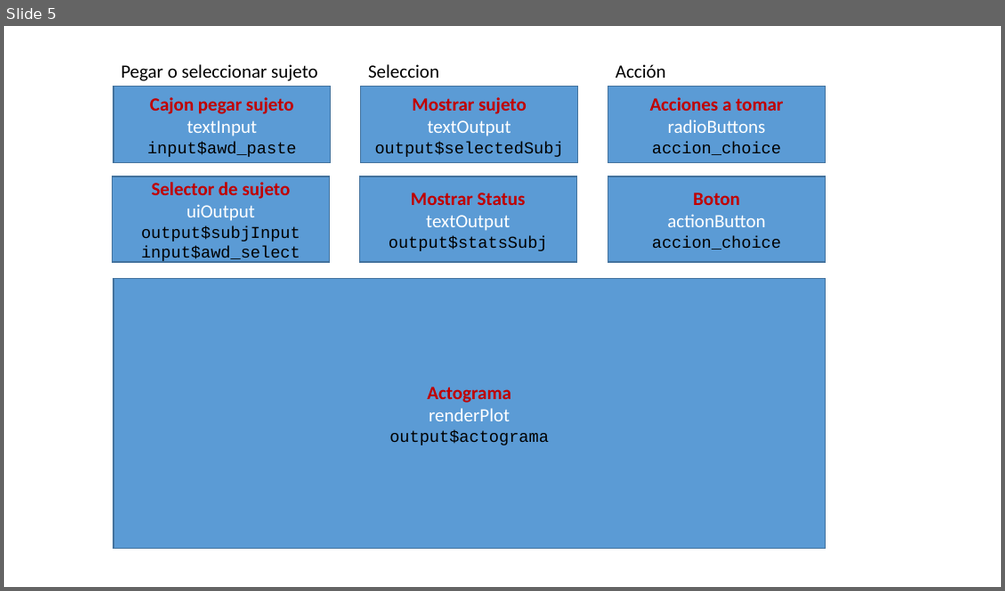
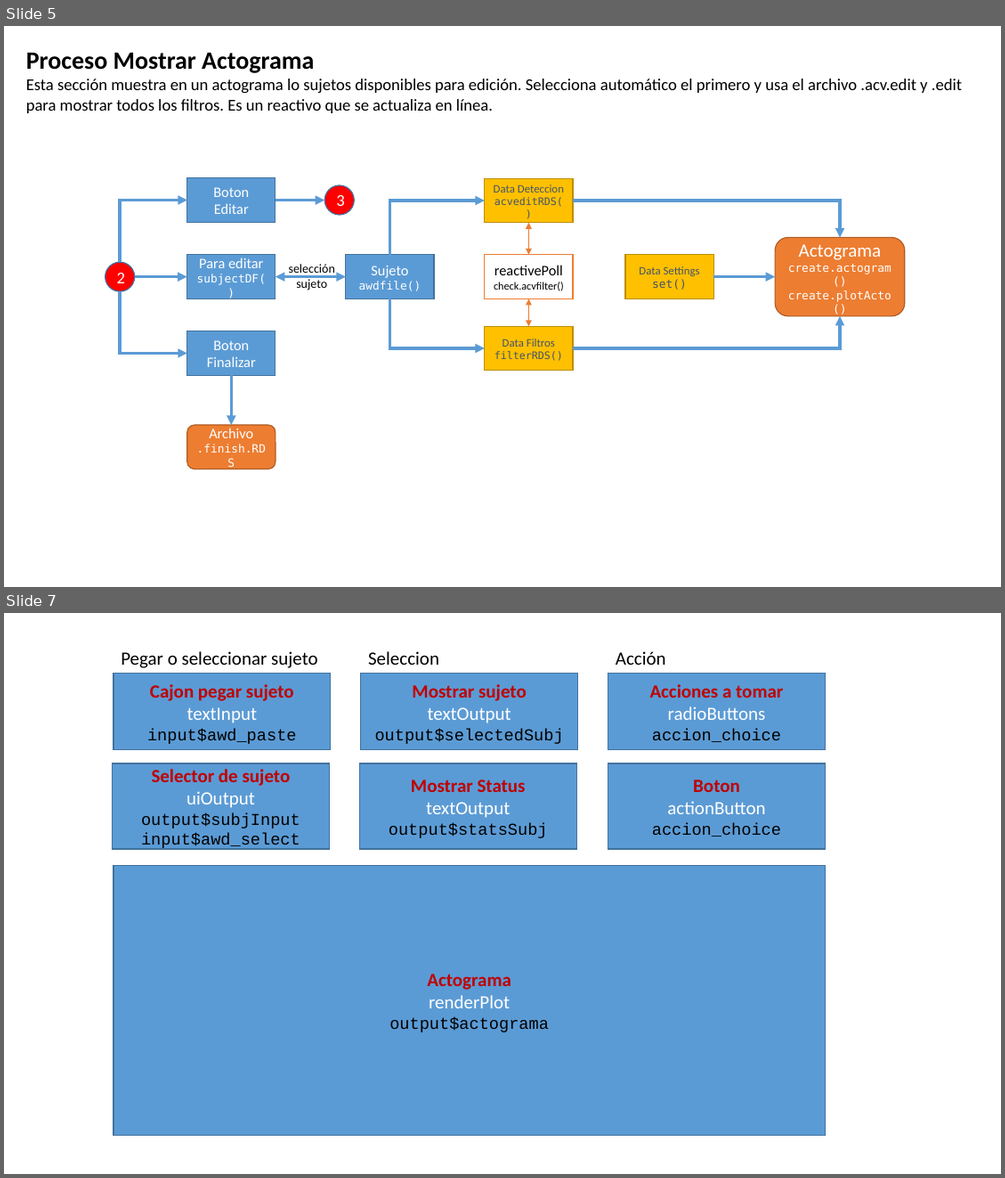
Before and after one commit to olitroski/Actigrafia, a slide deck: flujo edicion.pptx. Shown one above the other, each under a label of ours: slide 5 before the commit, slides 5 and 7 after it; the slides between them are not shown. The pictures are 1005x591 and 1005x1178 pixels, drawn with LibreOffice and Linux fonts; fonts in the diff are those of the drawing. Boxes give left, top, right and bottom in pixels: in the first picture for what was removed or moved away, otherwise in the second. Text is boxed around its words. In the diff, an @@ line names an element or a change of style, - is before the commit and + after.

Commit message:
Varios arreglos
Lo del grafico que muestra el mover noche

```diff
--- a/flujo edicion.pptx
+++ b/flujo edicion.pptx
@@ slide 5 added at box(4, 26, 1001, 587), background #FFFFFF @@
@@ text added at box(26, 53, 962, 113), 16 pt, text #000000 @@
+Proceso Mostrar Actograma
+Esta sección muestra en un actograma lo sujetos disponibles para edición. Selecciona automático el primero y usa el archivo .acv.edit y .edit para mostrar todos los filtros. Es un reactivo que se actualiza en línea.
@@ rectangle added at box(187, 178, 275, 222), fill #5B9BD5, outline #43739E 1 pt, 14 pt, text #FFFFFF @@
+Boton
+Editar
@@ ellipse added at box(324, 185, 354, 215), fill #FF0000, outline #43739E 1 pt, 16 pt, text #FFFFFF @@
+3
@@ rectangle added at box(485, 178, 573, 223), fill #FFC000, outline #BD8E00 1 pt, 11 pt, text #44546A @@
+Data Deteccion
+acveditRDS()
@@ elbow arrow added from (120, 263) to (187, 200), #5B9BD5 3 pt @@
@@ arrow added from (275, 200) to (324, 200), #5B9BD5 3 pt @@
@@ elbow arrow added from (390, 255) to (485, 200), #5B9BD5 3 pt @@
@@ elbow arrow added from (573, 200) to (840, 238), #5B9BD5 3 pt @@
@@ double arrow added from (529, 223) to (529, 255), #ED7D31 1 pt @@
@@ rounded rectangle added at box(775, 238, 905, 316), fill #ED7D31, outline #AF5C24 1 pt, 11 pt, text #FFFFFF @@
+Actograma
+create.actogram()
+create.plotActo()
@@ ellipse added at box(105, 263, 134, 291), fill #FF0000, outline #43739E 1 pt, 16 pt, text #FFFFFF @@
+2
@@ rectangle added at box(187, 255, 275, 299), fill #5B9BD5, outline #43739E 1 pt, 11 pt, text #FFFFFF @@
+Para editar
+subjectDF()
@@ text added at box(289, 264, 335, 290), 12 pt, text #000000 @@
+selección
+sujeto
@@ rectangle added at box(346, 255, 434, 299), fill #5B9BD5, outline #43739E 1 pt, 11 pt, text #FFFFFF @@
+Sujeto
+awdfile()
@@ rectangle added at box(485, 255, 573, 299), fill #FFFFFF, outline #ED7D31 1 pt, 10.5 pt, text #000000 @@
+reactivePoll
+check.acvfilter()
@@ rectangle added at box(625, 255, 713, 299), fill #FFC000, outline #BD8E00 1 pt, 11 pt, text #44546A @@
+Data Settings
+set()
@@ elbow arrow added from (120, 291) to (187, 353), #5B9BD5 3 pt @@
@@ arrow added from (135, 276) to (187, 276), #5B9BD5 3 pt @@
@@ double arrow added from (275, 276) to (346, 276), #5B9BD5 3 pt @@
@@ arrow added from (713, 276) to (775, 276), #5B9BD5 3 pt @@
@@ elbow arrow added from (390, 299) to (485, 348), #5B9BD5 3 pt @@
@@ double arrow added from (529, 299) to (529, 327), #ED7D31 1 pt @@
@@ elbow arrow added from (573, 348) to (840, 316), #5B9BD5 3 pt @@
@@ rectangle added at box(187, 331, 275, 375), fill #5B9BD5, outline #43739E 1 pt, 14 pt, text #FFFFFF @@
+Boton
+Finalizar
@@ rectangle added at box(485, 327, 573, 370), fill #FFC000, outline #BD8E00 1 pt, 11 pt, text #44546A @@
+Data Filtros
+filterRDS()
@@ arrow added from (231, 375) to (231, 425), #5B9BD5 3 pt @@
@@ rounded rectangle added at box(187, 425, 275, 468), fill #ED7D31, outline #AF5C24 1 pt, 11 pt, text #FFFFFF @@
+Archivo
+.finish.RDS
@@ what was slide 5 is now slide 7 @@
```
Also in this commit, not shown: 2 slides changed, 2 other slides added, 3 slides removed, 16 other files.
